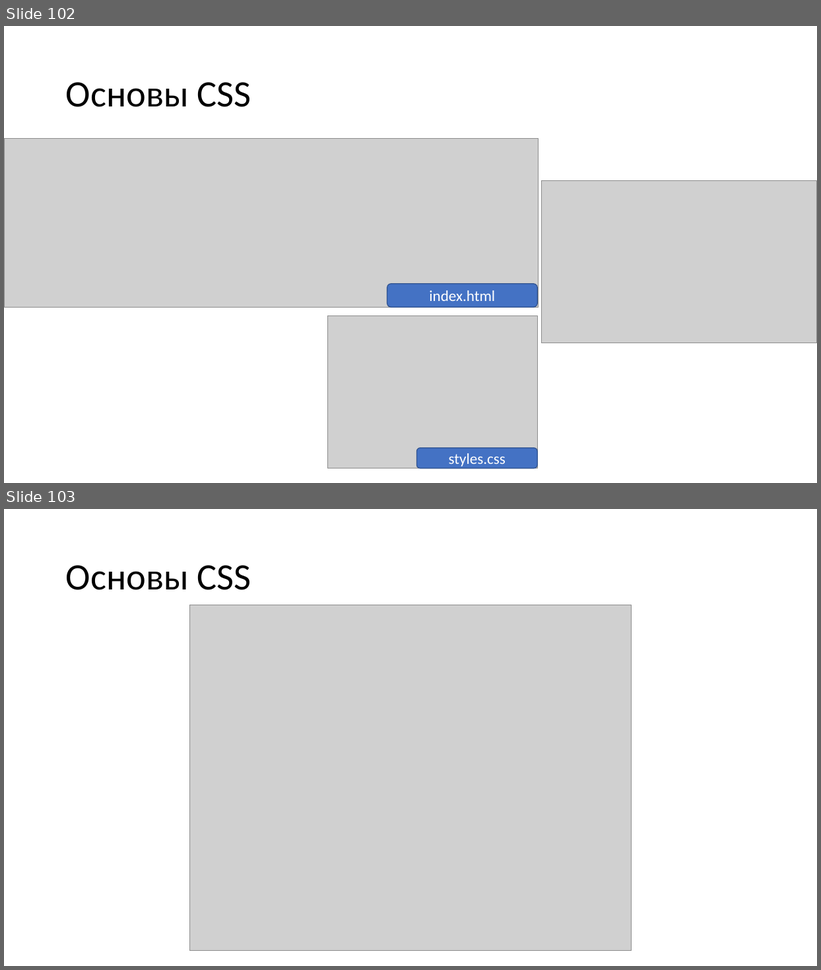
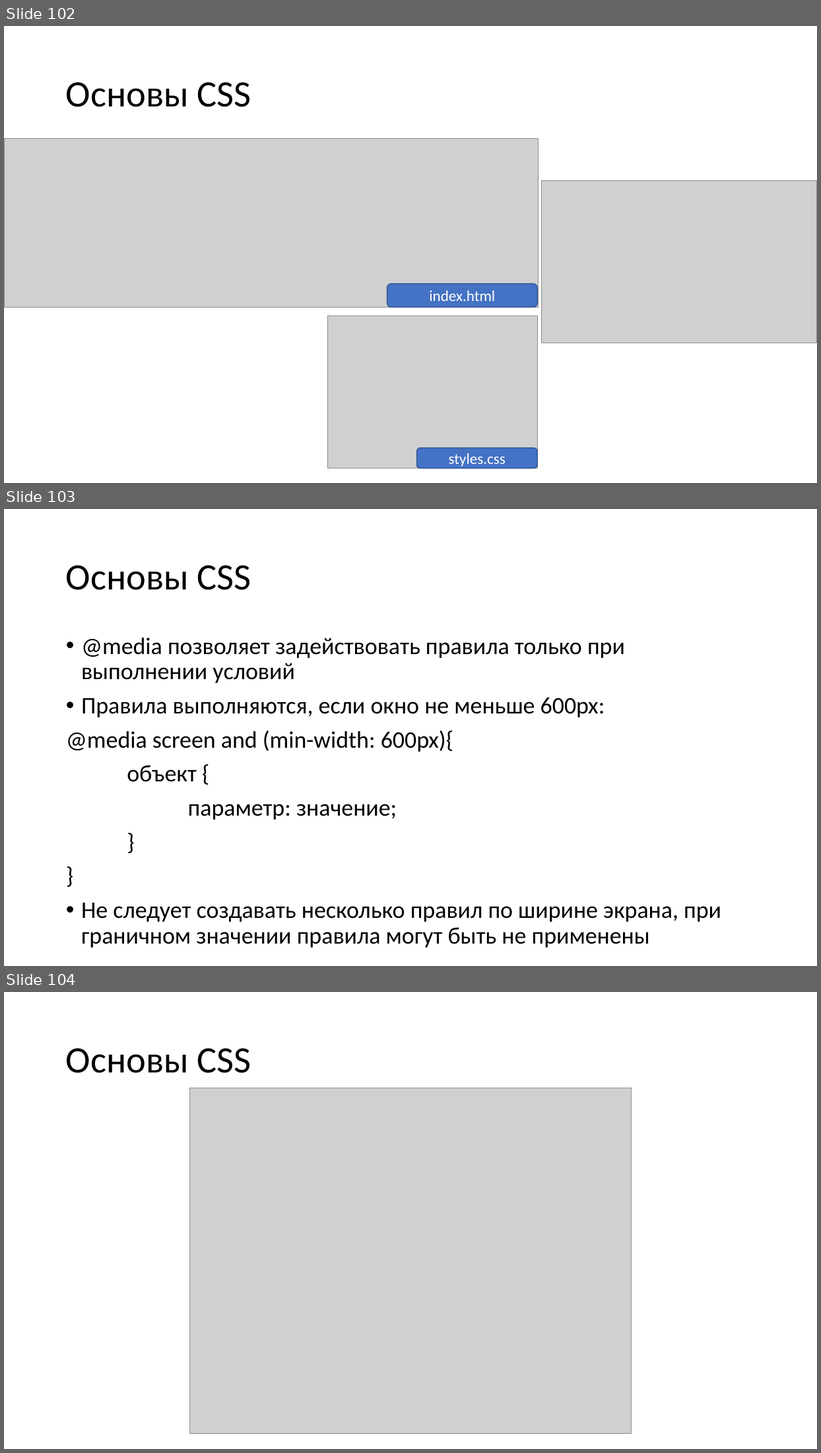
Before and after one commit to heymynameis/web-development, a slide deck: Лекции web.pptx. Shown one above the other, each under a label of ours: slides 102 and 103 before the commit, slides 102, 103 and 104 after it. The pictures are 821x970 and 821x1453 pixels, drawn with LibreOffice and Linux fonts; fonts in the diff are those of the drawing; grey boxes stand for pictures. Boxes give left, top, right and bottom in pixels: in the first picture for what was removed or moved away, otherwise in the second. Text is boxed around its words. In the diff, an @@ line names an element or a change of style, - is before the commit and + after.

```diff
--- a/Лекции web.pptx
+++ b/Лекции web.pptx
@@ slide 103 added at [4, 509, 817, 966], background #FFFFFF @@
@@ title added at [66, 565, 252, 590], 44 pt, text #000000 @@
+Основы CSS
@@ text added at [66, 638, 721, 948], 28 pt, text #000000 @@
+• @media позволяет задействовать правила только при выполнении условий
+• Правила выполняются, если окно не меньше 600px:
+@media screen and (min-width: 600px){
+объект {
+параметр: значение;
+}
+}
+• Не следует создавать несколько правил по ширине экрана, при граничном значении правила могут быть не применены
@@ what was slide 103 is now slide 104 @@
```
Also in this commit, not shown: 3 slides changed, 32 other files.
